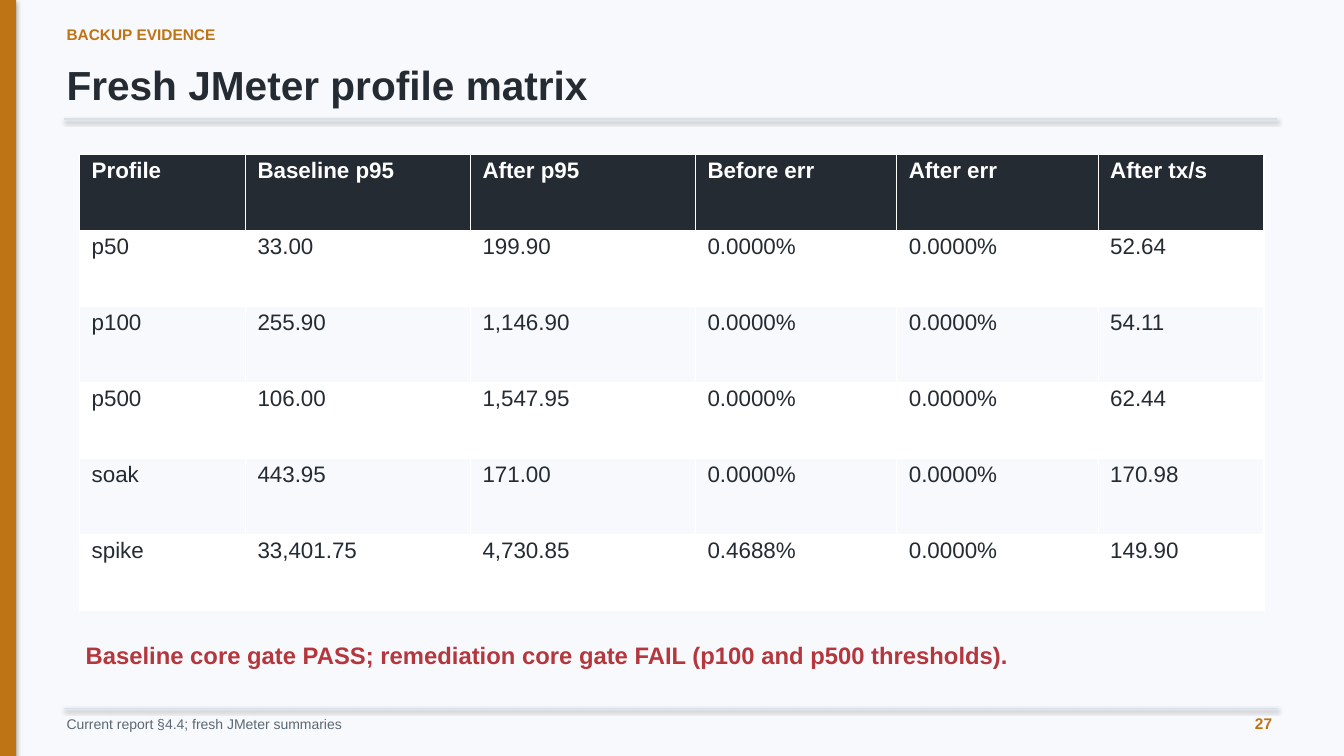
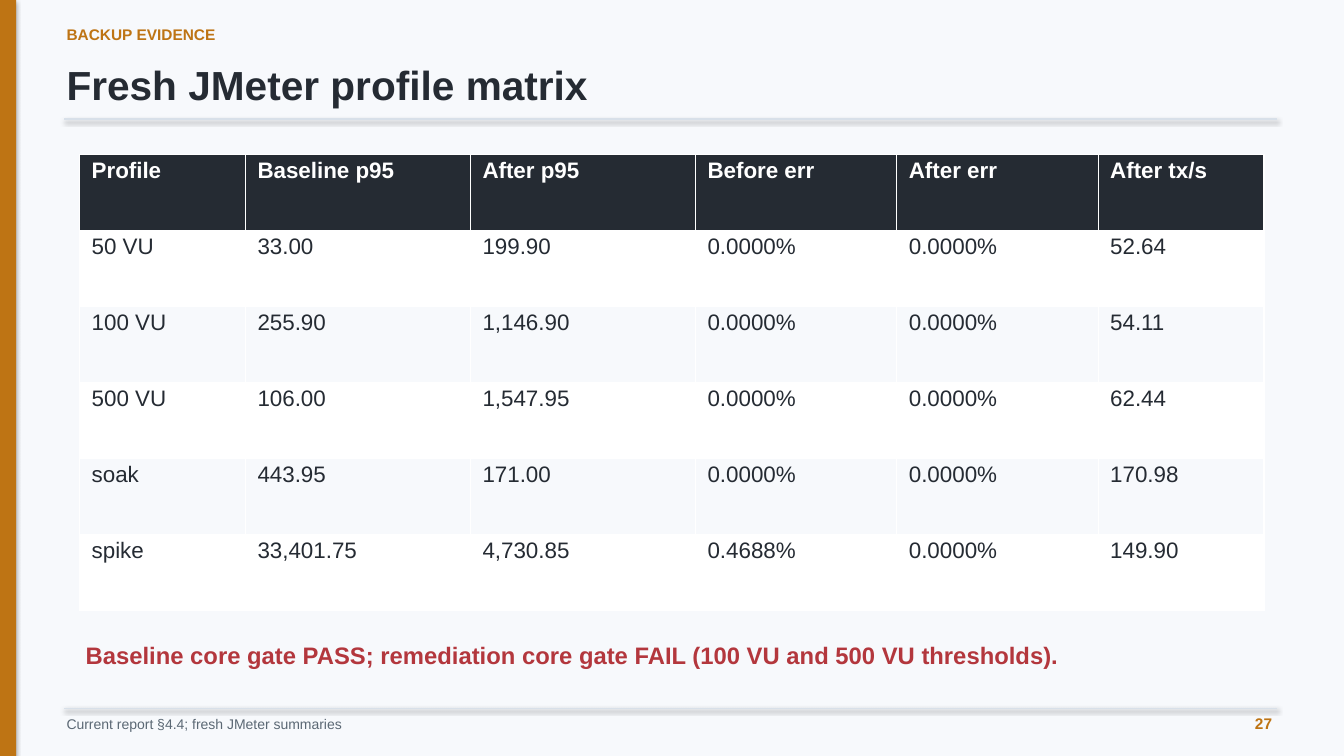
Before and after one commit to minatozaki98/financial-accounting, a slide deck: slide 27 of Document/outputs/final-defense/G6519692_Zaw_Ye_Htut_Ko_Final_Thesis_Defense.pptx. Drawn at 1344x756 pixels with LibreOffice and Linux fonts; fonts in the diff are those of the drawing. Boxes give left, top, right and bottom in pixels: in the first picture for what was removed or moved away, otherwise in the second. Text is boxed around its words. In the diff, an @@ line names an element or a change of style, - is before the commit and + after.

```diff
--- a/Document/outputs/final-defense/G6519692_Zaw_Ye_Htut_Ko_Final_Thesis_Defense.pptx
+++ b/Document/outputs/final-defense/G6519692_Zaw_Ye_Htut_Ko_Final_Thesis_Defense.pptx
@@ table at (x1=80, y1=154, x2=1265, y2=611) @@
-row 2, column 1: p50
+row 2, column 1: 50 VU
-row 3, column 1: p100
+row 3, column 1: 100 VU
-row 4, column 1: p500
+row 4, column 1: 500 VU
@@ text at (x1=86, y1=646, x2=1058, y2=669): text changed @@
-Baseline core gate PASS; remediation core gate FAIL (p100 and p500 thresholds).
+Baseline core gate PASS; remediation core gate FAIL (100 VU and 500 VU thresholds).
```
Also in this commit, not shown: 9 other slides changed, 10 other files.
